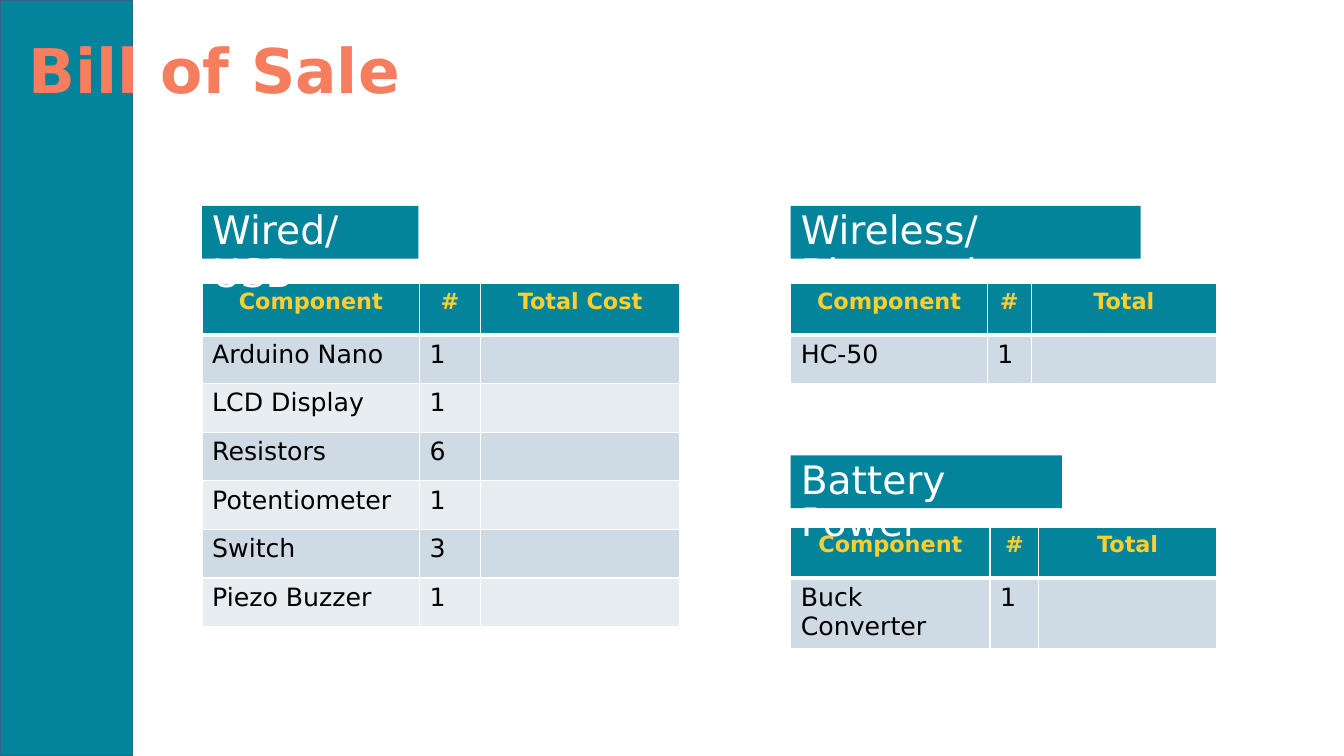
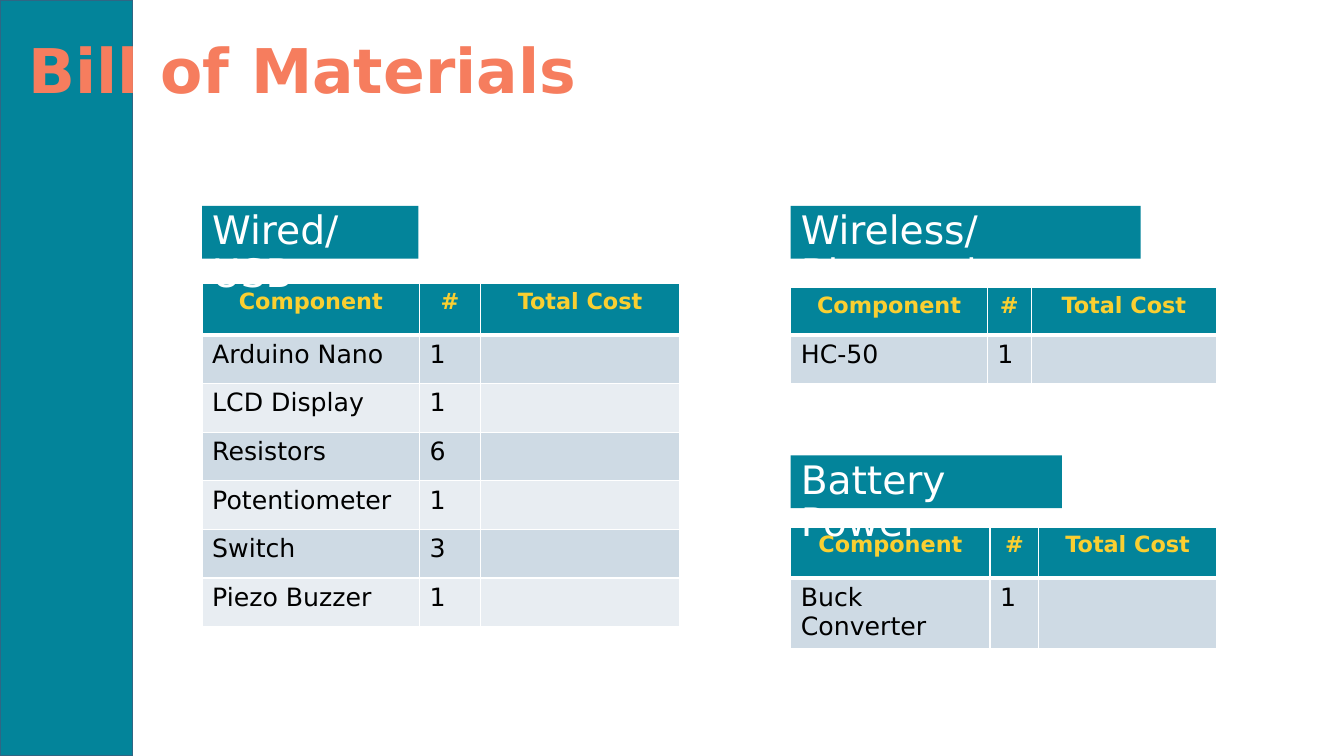
Before and after one commit to skagra/teams-sucks, a slide deck: slide 10 of docs/Teams Sucks Presentation.pptx (slide 9 before the commit). Drawn at 1344x756 pixels with LibreOffice and Linux fonts; fonts in the diff are those of the drawing. Boxes give left, top, right and bottom in pixels: in the first picture for what was removed or moved away, otherwise in the second. Text is boxed around its words. In the diff, an @@ line names an element or a change of style, - is before the commit and + after.

```diff
--- a/docs/Teams Sucks Presentation.pptx
+++ b/docs/Teams Sucks Presentation.pptx
@@ title at [29, 43, 576, 106]: text changed @@
-Bill of Sale
+Bill of Materials
@@ table at [790, 287, 1217, 383] @@
-row 1, column 3: Total
+row 1, column 3: Total Cost
@@ table at [790, 527, 1216, 640] @@
-row 1, column 3: Total
+row 1, column 3: Total Cost
```
Also in this commit, not shown: 1 other slide changed, 1 slide added.
